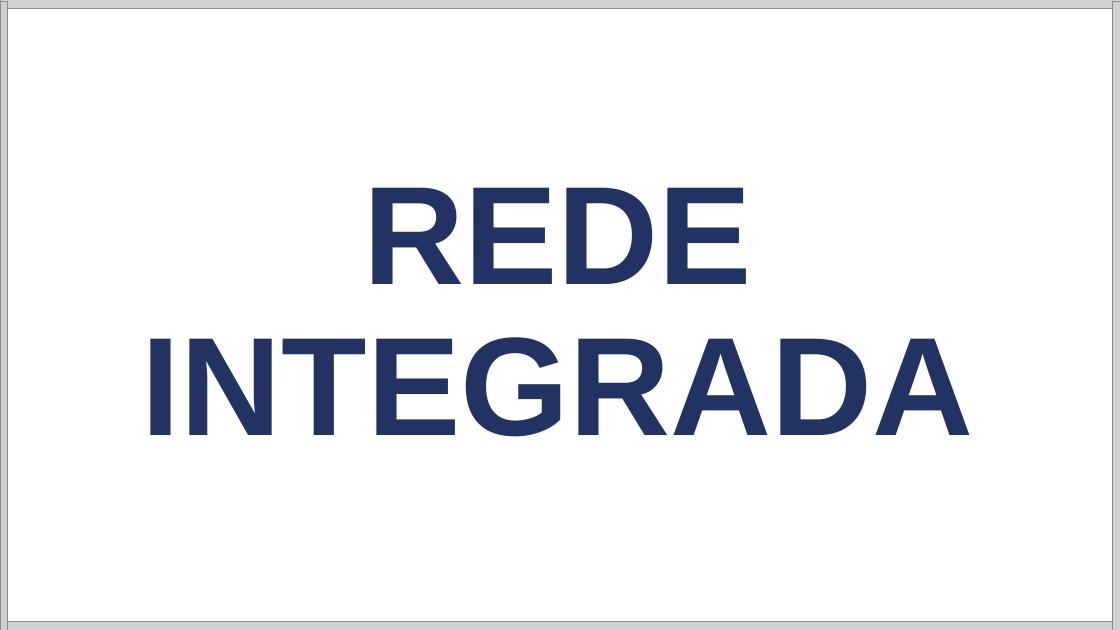
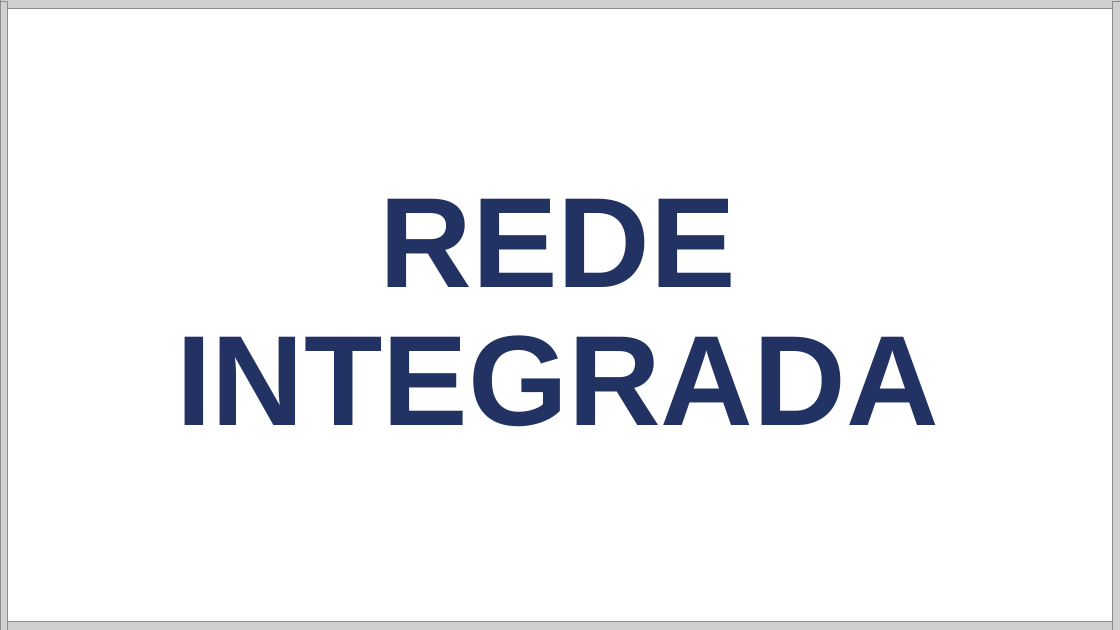
Before and after one commit to luantavarez9/hospital-seguro, a slide deck: slide 2 of Modelo_Teste_2_padronizado.pptx. Drawn at 1120x630 pixels with LibreOffice and Linux fonts; fonts in the diff are those of the drawing; grey boxes stand for pictures; background and template pictures are left out. Boxes give left, top, right and bottom in pixels: in the first picture for what was removed or moved away, otherwise in the second. Text is boxed around its words. In the diff, an @@ line names an element or a change of style, - is before the commit and + after.

```diff
--- a/Modelo_Teste_2_padronizado.pptx
+++ b/Modelo_Teste_2_padronizado.pptx
@@ text "REDE INTEGRADA" at <box>176,198,938,427</box>: size 120 to 110 pt @@
```
Also in this commit, not shown: 11 other slides changed.
